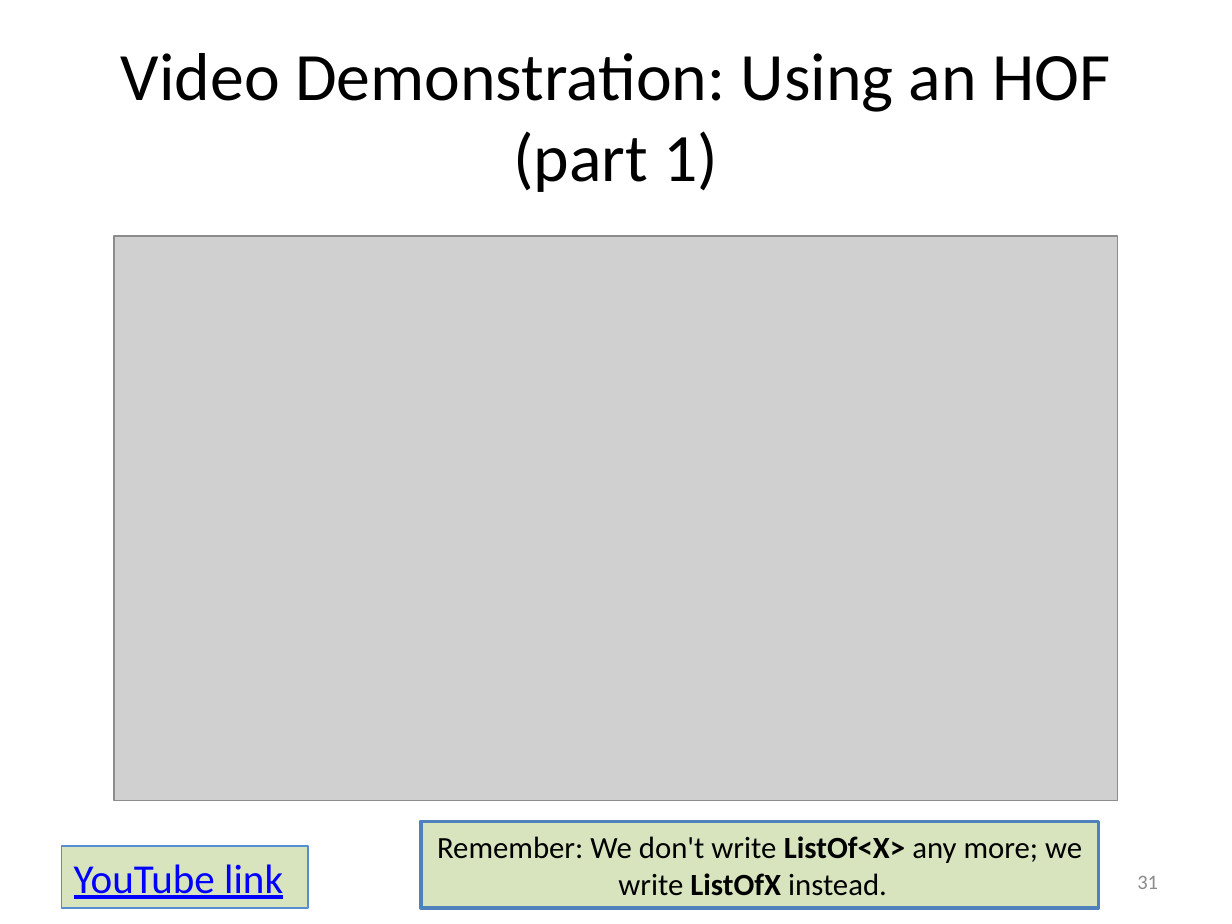
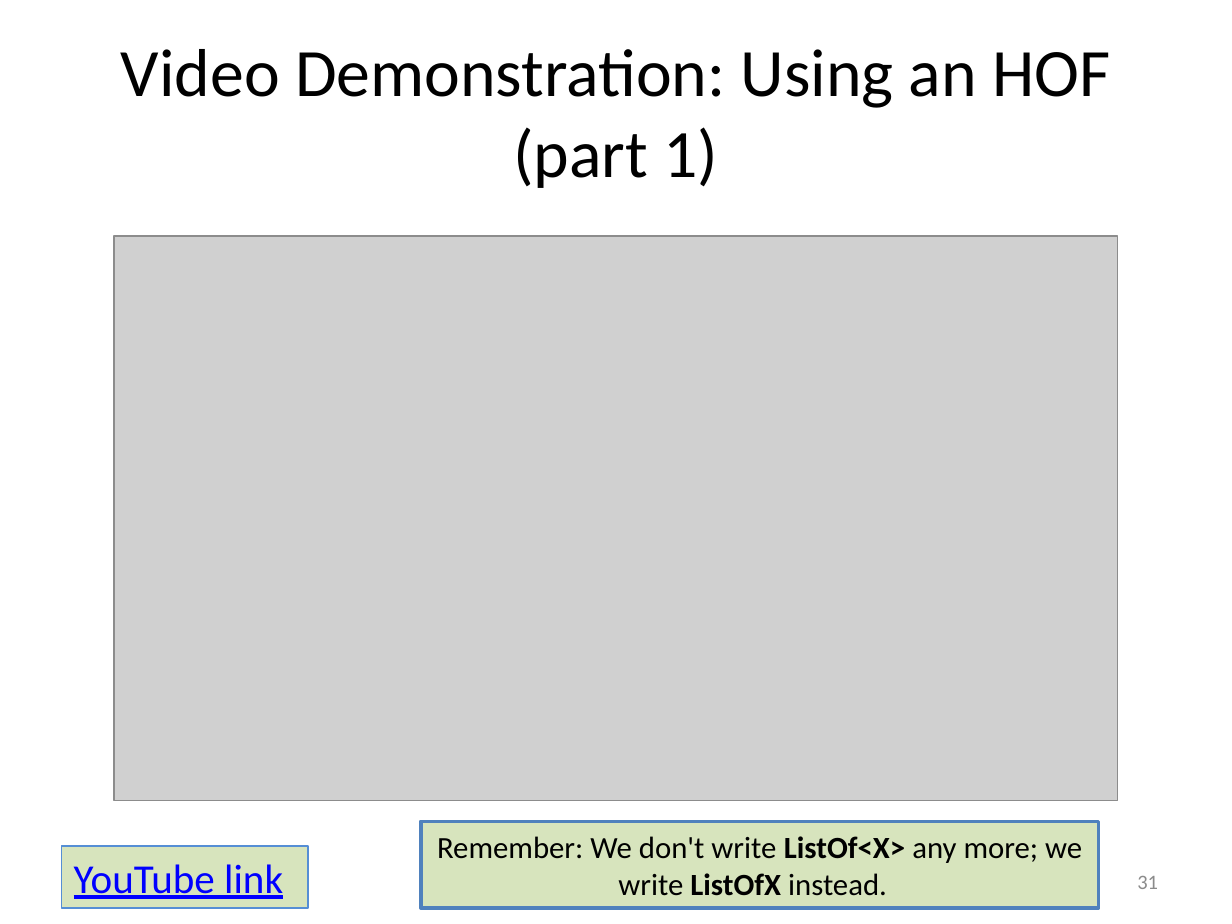
Before and after one commit to mwand/cs5010f16, a slide deck: slide 31 of Slides/Lesson 5.5 Rewriting Your Function Using Map and Foldr.pptx. Drawn at 1232x924 pixels with LibreOffice and Linux fonts; fonts in the diff are those of the drawing; grey boxes stand for pictures. Boxes give left, top, right and bottom in pixels: in the first picture for what was removed or moved away, otherwise in the second. Text is boxed around its words. In the diff, an @@ line names an element or a change of style, - is before the commit and + after.

```diff
--- a/Slides/Lesson 5.5 Rewriting Your Function Using Map and Foldr.pptx
+++ b/Slides/Lesson 5.5 Rewriting Your Function Using Map and Foldr.pptx
@@ title "Video Demonstration: Using an HOF ..." moved from (x1=62, y1=37, x2=1170, y2=191) to (x1=62, y1=32, x2=1170, y2=186) @@
```
Also in this commit, not shown: 3 other slides changed, 12 other files.
